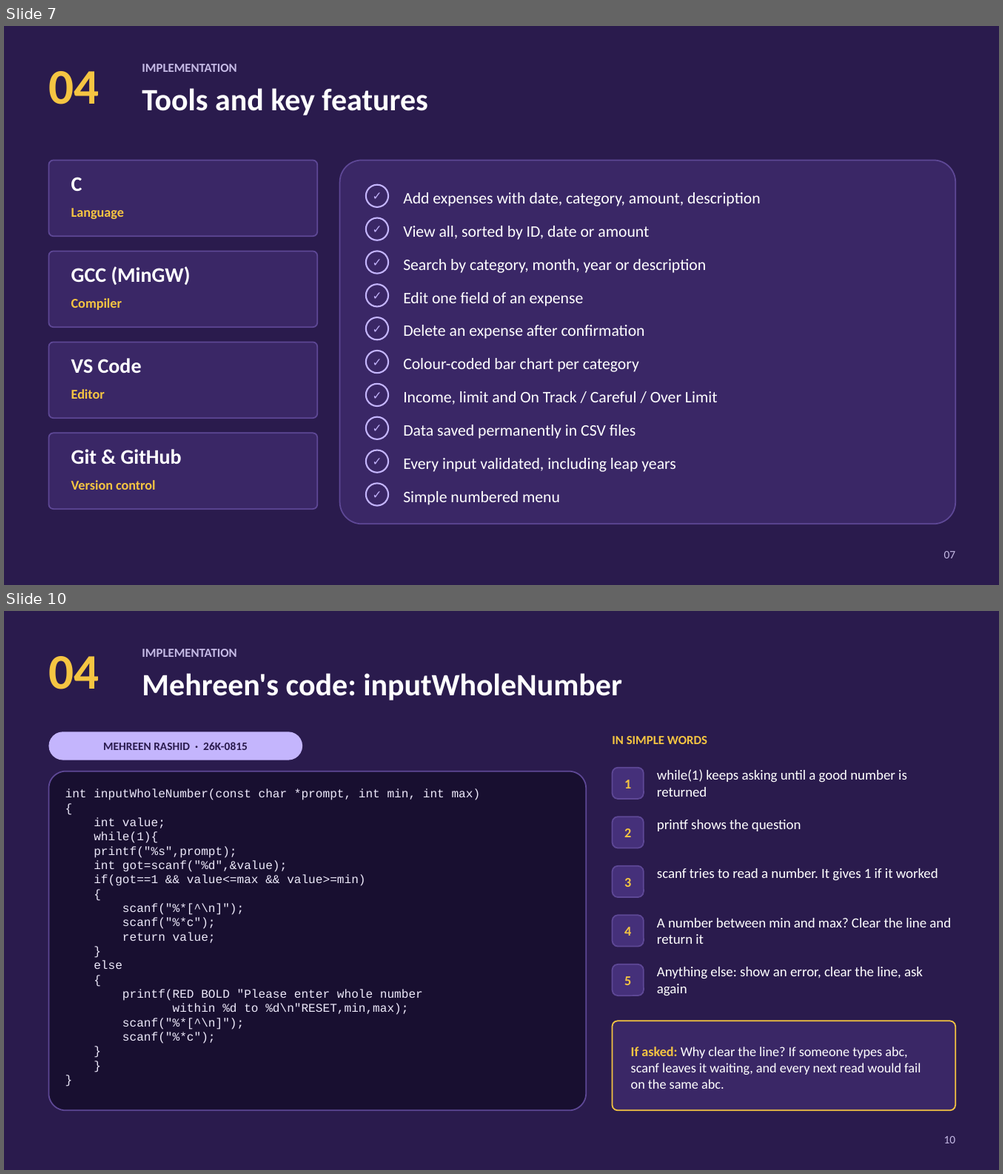
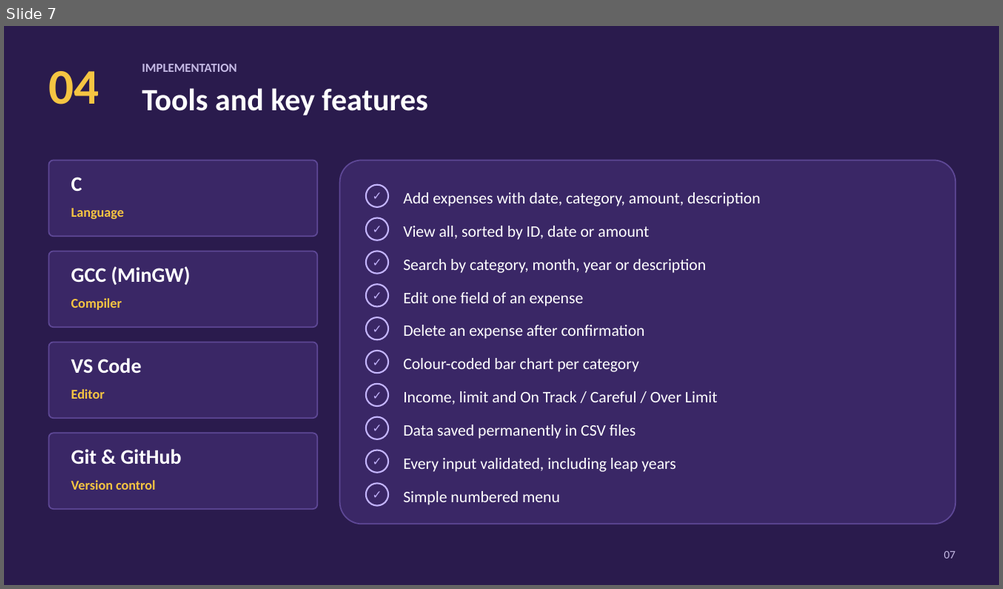
Before and after one commit to aamnafaisal26/Programming-Fundamentals_Lab_Project, a slide deck: Budget Tracker - Presentation.pptx. Shown one above the other, each under a label of ours: slides 7 and 10 before the commit, slide 7 after it; the slides between them are not shown. The pictures are 1003x1174 and 1003x589 pixels, drawn with LibreOffice and Linux fonts; fonts in the diff are those of the drawing. Boxes give left, top, right and bottom in pixels: in the first picture for what was removed or moved away, otherwise in the second. Text is boxed around its words. In the diff, an @@ line names an element or a change of style, - is before the commit and + after.

```diff
--- a/Budget Tracker - Presentation.pptx
+++ b/Budget Tracker - Presentation.pptx
@@ slide 10 removed at (4, 611, 999, 1170), background #2A1B4D @@
@@ text removed at (142, 649, 236, 657) @@
-IMPLEMENTATION
@@ text removed at (48, 656, 99, 689) @@
-04
@@ text removed at (142, 673, 622, 701) @@
-Mehreen's code: inputWholeNumber
@@ rounded rectangle removed at (48, 732, 302, 760) @@
-MEHREEN RASHID · 26K-0815
@@ text removed at (612, 736, 707, 744) @@
-IN SIMPLE WORDS
@@ rounded rectangle removed at (48, 772, 586, 1111) @@
@@ rounded rectangle removed at (612, 768, 643, 799) @@
-1
@@ text removed at (657, 769, 907, 797) @@
-while(1) keeps asking until a good number is returned
@@ text removed at (65, 789, 481, 1044) @@
-int inputWholeNumber(const char *prompt, int min, int max)
-{
-int value;
-while(1){
-printf("%s",prompt);
-int got=scanf("%d",&value);
-if(got==1 && value<=max && value>=min)
-{
-scanf("%*[^\n]");
-scanf("%*c");
-return value;
-}
-else
-{
-printf(RED BOLD "Please enter whole number
-within %d to %d\n"RESET,min,max);
-scanf("%*[^\n]");
-scanf("%*c");
-}
-}
-}
@@ rounded rectangle removed at (612, 817, 643, 849) @@
-2
@@ text removed at (657, 820, 801, 832) @@
-printf shows the question
@@ rounded rectangle removed at (612, 866, 643, 897) @@
-3
@@ text removed at (657, 869, 938, 881) @@
-scanf tries to read a number. It gives 1 if it worked
@@ rounded rectangle removed at (612, 915, 643, 947) @@
-4
@@ text removed at (657, 918, 950, 944) @@
-A number between min and max? Clear the line and return it
@@ rounded rectangle removed at (612, 965, 643, 996) @@
-5
@@ text removed at (657, 967, 922, 997) @@
-Anything else: show an error, clear the line, ask again
@@ rounded rectangle removed at (612, 1022, 956, 1111) @@
@@ text removed at (631, 1047, 920, 1089) @@
-If asked: Why clear the line? If someone types abc, scanf leaves it waiting, and every next read would fail on the same abc.
@@ text removed at (944, 1136, 956, 1144) @@
-10
```
Also in this commit, not shown: 4 slides changed, 1 slide added, 2 other slides removed.
